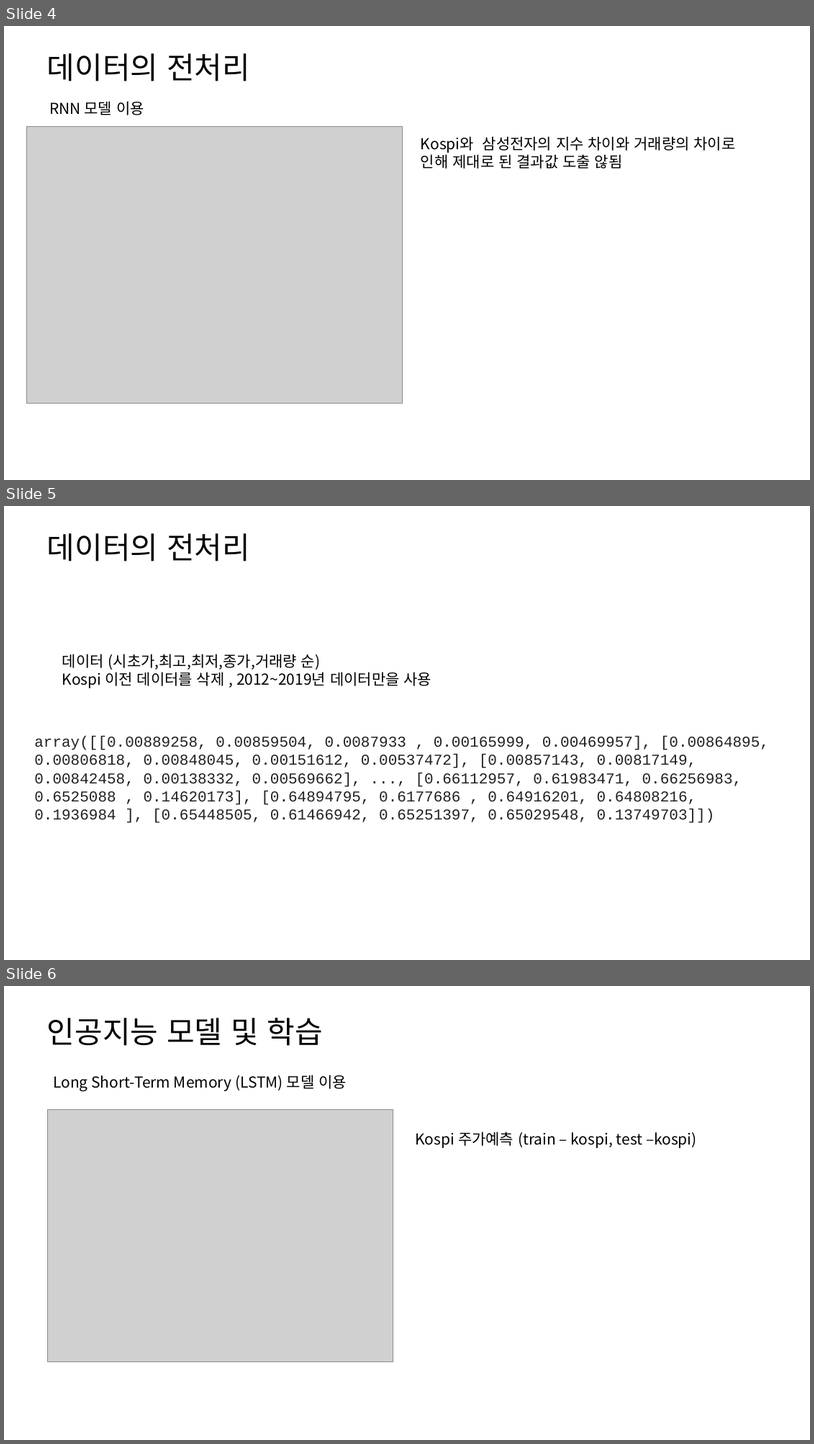
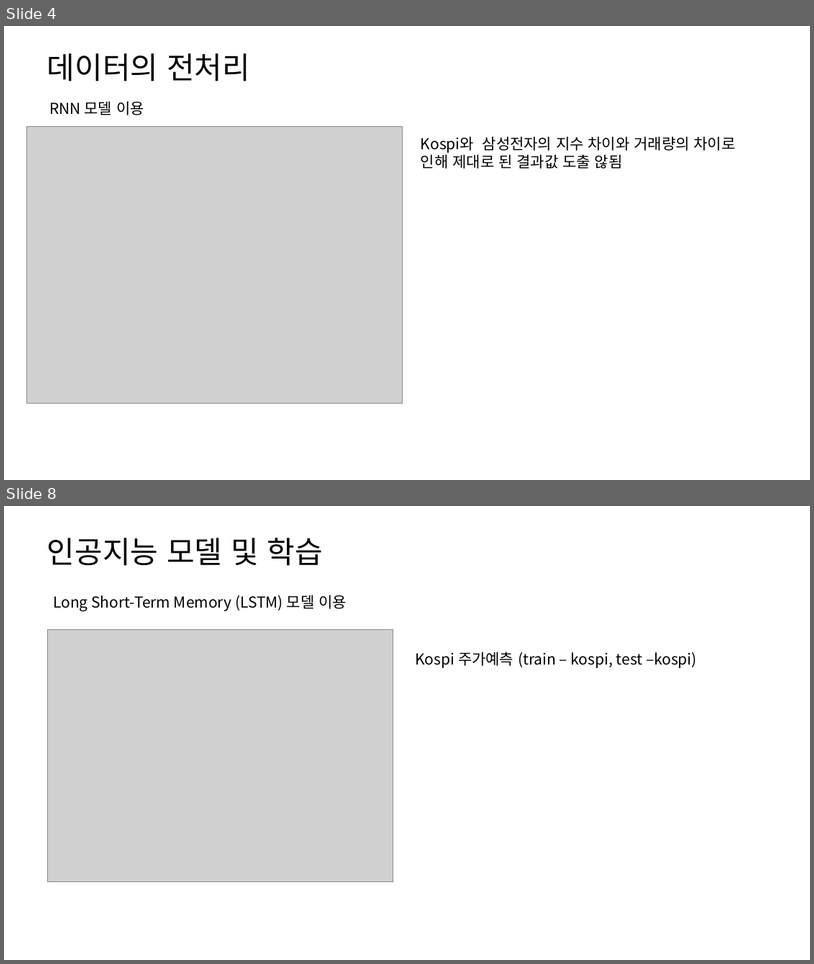
Before and after one commit to hanminJ/stock_analysis, a slide deck: 인공지능을 통한 주가예측.pptx. Shown one above the other, each under a label of ours: slides 4, 5 and 6 before the commit, slides 4 and 8 after it; the slides between them are not shown. The pictures are 814x1444 and 814x964 pixels, drawn with LibreOffice and Linux fonts; fonts in the diff are those of the drawing; grey boxes stand for pictures. Boxes give left, top, right and bottom in pixels: in the first picture for what was removed or moved away, otherwise in the second. Text is boxed around its words. In the diff, an @@ line names an element or a change of style, - is before the commit and + after.

```diff
--- a/인공지능을 통한 주가예측.pptx
+++ b/인공지능을 통한 주가예측.pptx
@@ slide 5 removed at (4,506,810,960), background #FFFFFF @@
@@ title removed at (47,533,250,561) @@
-데이터의 전처리
@@ text removed at (62,654,432,688) @@
-데이터 (시초가,최고,최저,종가,거래량 순)
-Kospi 이전 데이터를 삭제 , 2012~2019년 데이터만을 사용
@@ text removed at (34,736,769,823) @@
-array([[0.00889258, 0.00859504, 0.0087933 , 0.00165999, 0.00469957], [0.00864895, 0.00806818, 0.00848045, 0.00151612, 0.00537472], [0.00857143, 0.00817149, 0.00842458, 0.00138332, 0.00569662], ..., [0.66112957, 0.61983471, 0.66256983, 0.6525088 , 0.14620173], [0.64894795, 0.6177686 , 0.64916201, 0.64808216, 0.1936984 ], [0.65448505, 0.61466942, 0.65251397, 0.65029548, 0.13749703]])
@@ what was slide 6 is now slide 8 @@
```
Also in this commit, not shown: 3 slides added.
